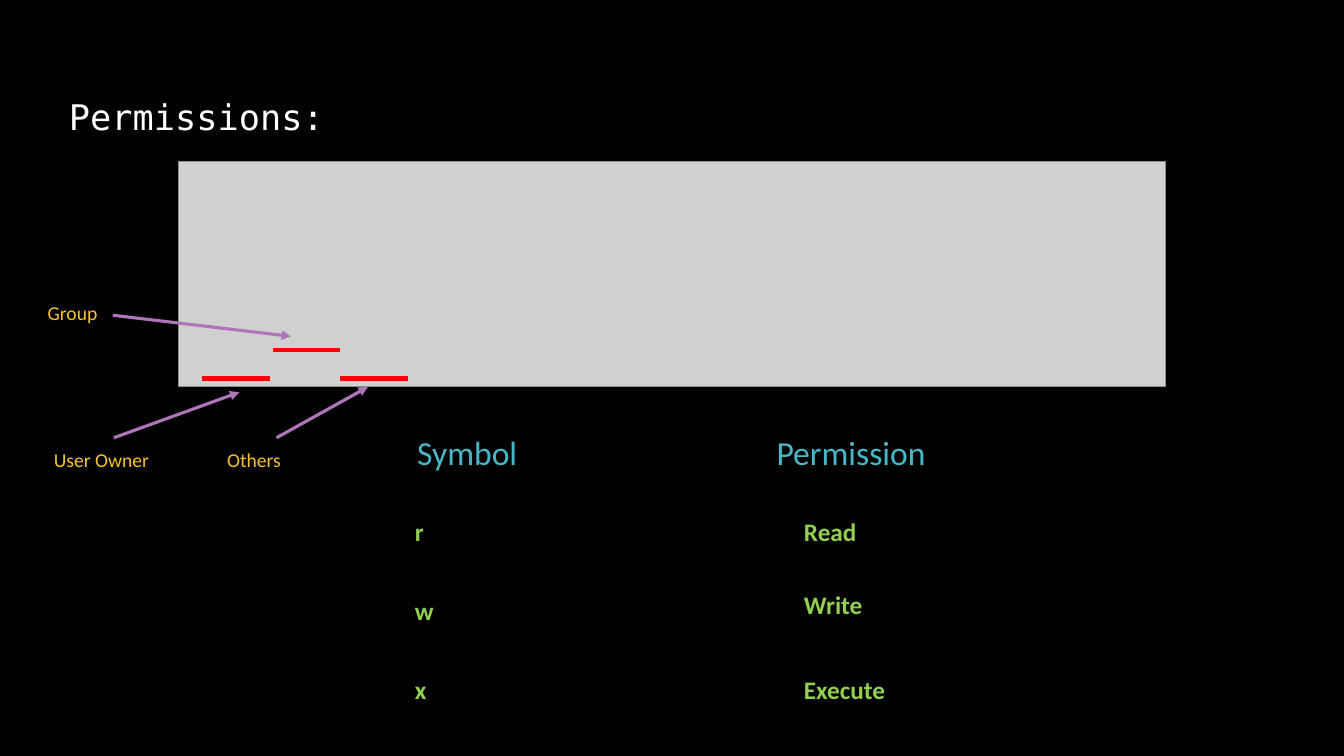
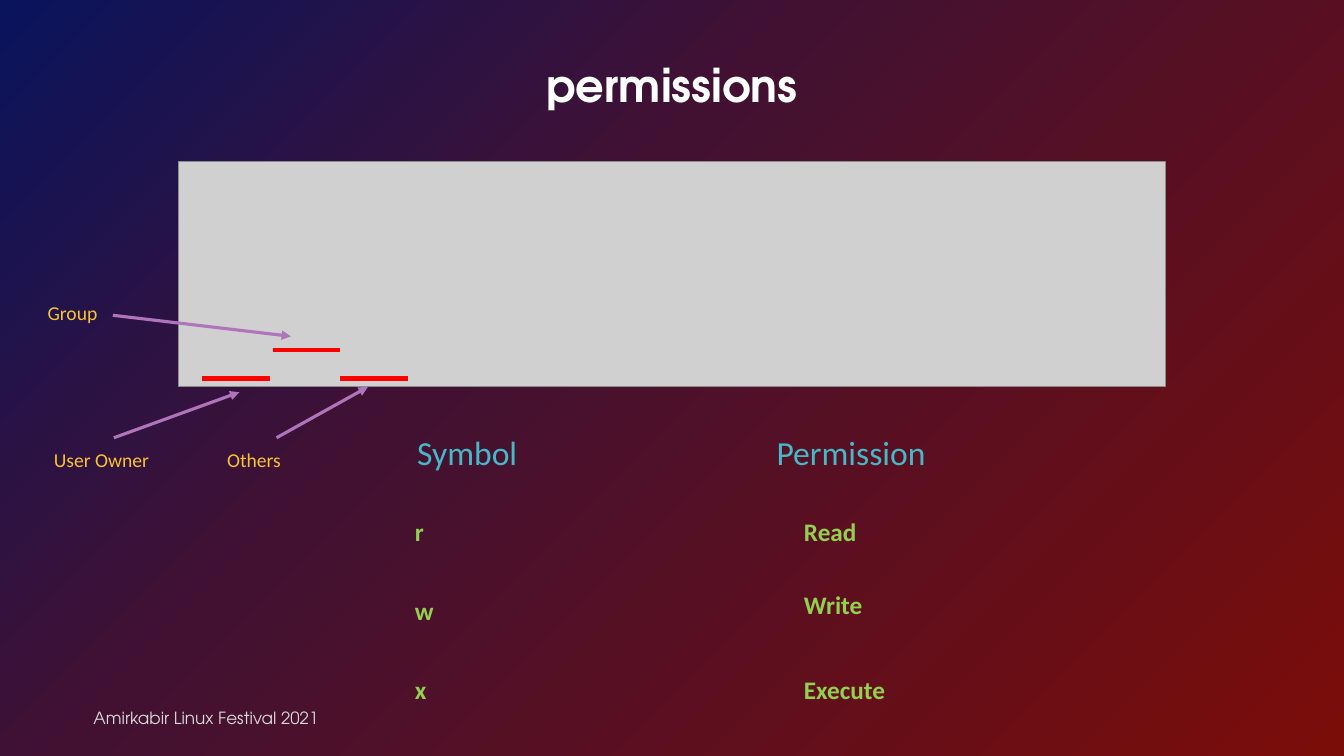
Before and after one commit to linuxfestival/introduction-to-linux-resources, a slide deck: slide 9 of PowerPoint/permissions.pptx (slide 11 before the commit). Drawn at 1344x756 pixels with LibreOffice and Linux fonts; fonts in the diff are those of the drawing; grey boxes stand for pictures. Boxes give left, top, right and bottom in pixels: in the first picture for what was removed or moved away, otherwise in the second. Text is boxed around its words. In the diff, an @@ line names an element or a change of style, - is before the commit and + after.

Commit message:
feat: Update permissions slides to change template

```diff
--- a/PowerPoint/permissions.pptx
+++ b/PowerPoint/permissions.pptx
@@ background #000000 to #FFFFFF @@
@@ rectangle added at [0,0,1344,756], fill gradient #7B0D09 to #421132 to #09145D @@
@@ title at [546,67,797,111]: text changed; size 25.2 to 32 pt; font DejaVu Sans Mono to TeX Gyre Adventor; bold on @@
-Permissions:
+permissions
@@ text added at [93,711,318,724], 12 pt, text #D8D8D8 @@
+Amirkabir Linux Festival 2021
```
Also in this commit, not shown: 11 other slides changed, 2 slides added, 4 slides removed.
